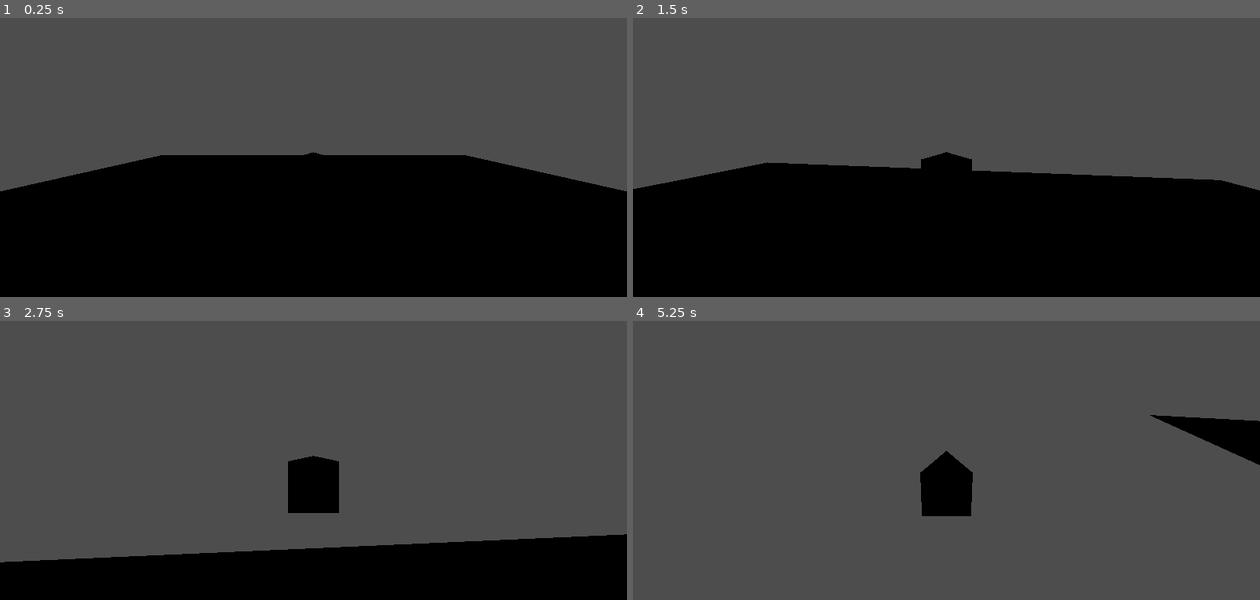
Above: before the commit, frames 1-4 (two rows, left to right).
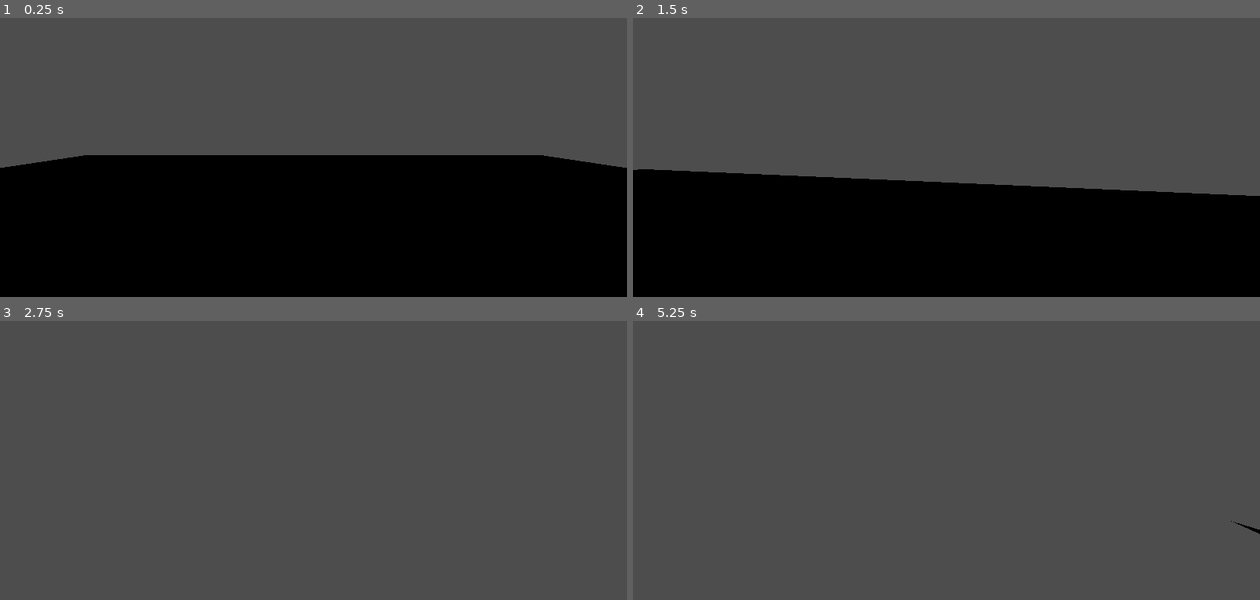
Above: after the commit, the same moments.

Repository: JustinW1233/FriendSlopV1
Game: Godot game, scene res://scenes/universe.tscn
Two runs of this game, one before a commit and one after it. Both use one fixed random seed, a clock stepped at 60 frames per second and the inputs below.
Inputs (mouse positions are in pixels of both pictures, inside the frame that each line leads up to):
- Up to frame 1 (0.25 s): no input
- Up to frame 2 (1.5 s): tap Enter (ui_accept) at 0.5, 0.77 s; move the mouse to (977, 118) at 0.52 s; press the mouse at (977, 118) at 0.53 s; hold W (game_up) from 0.53 s (still down); move the mouse to (915, 121) at 1.27 s; release the mouse at (915, 121) at 1.28 s; click (915, 121) at 1.35 s
- Up to frame 3 (2.75 s): keep holding W (game_up); tap Enter (ui_accept) at 1.52 s; move the mouse to (326, 418) at 2.02 s; press the mouse at (326, 418) at 2.03 s
- Up to frame 4 (5.25 s): move the mouse to (940, 429) at 2.77 s; release the mouse at (940, 429) at 2.78 s; click (940, 429) at 2.85 s; tap Enter (ui_accept) at 3.02, 3.5, 3.77, 4.25, 4.52, 5 s; move the mouse to (990, 427) at 3.52 s; press the mouse at (990, 427) at 3.53 s; tap Escape (ui_cancel) at 4.15 s; move the mouse to (758, 371) at 4.27 s; release W (game_up) at 4.28 s; release the mouse at (758, 371) at 4.28 s; hold A (game_left) 4.28-5.03 s; click (758, 371) at 4.35 s; move the mouse to (952, 424) at 5.02 s; press the mouse at (952, 424) at 5.03 s; hold W (game_up) from 5.03 s (still down)

The runs differ from the first frame. In frame 1, 2.7% of the frame differs, in the area x 0-100%, y 48-63%; in frame 2, 4.7%; in frame 3, 20%, in the area x 0-100%, y 48-100%; in frame 4, 3.0%.

Commit message:
Broke the head but I'll fix it

Diff:
--- a/Dev/godot/scenes/player.tscn
+++ b/Dev/godot/scenes/player.tscn
@@ -1,7 +1,7 @@
-[gd_scene load_steps=6 format=3 uid="uid://cdbec05st1pxl"]
+[gd_scene load_steps=7 format=3 uid="uid://cdbec05st1pxl"]
 
 [ext_resource type="Script" uid="uid://cb8uplwntv01k" path="res://scripts/player.gd" id="1_3vyb7"]
-[ext_resource type="PackedScene" uid="uid://dcogw3r8n52ot" path="res://scenes/ThirdPersonCamera3D.tscn" id="2_g2els"]
+[ext_resource type="Script" uid="uid://ct40pcromhtkf" path="res://scripts/head.gd" id="2_g2els"]
 
 [sub_resource type="StandardMaterial3D" id="StandardMaterial3D_g2els"]
 albedo_color = Color(0, 0, 1, 1)
@@ -10,6 +10,9 @@
 material = SubResource("StandardMaterial3D_g2els")
 
 [sub_resource type="CapsuleShape3D" id="CapsuleShape3D_dqkch"]
+
+[sub_resource type="BoxShape3D" id="BoxShape3D_qhqgy"]
+size = Vector3(1, 1, 1.5)
 
 [node name="Player" type="CharacterBody3D"]
 script = ExtResource("1_3vyb7")
@@ -22,5 +25,17 @@
 [node name="CollisionShape3D" type="CollisionShape3D" parent="."]
 shape = SubResource("CapsuleShape3D_dqkch")
 
-[node name="ThirdPersonCamera3d" parent="." instance=ExtResource("2_g2els")]
+[node name="Head" type="Node3D" parent="."]
 unique_name_in_owner = true
+transform = Transform3D(1, 0, 0, 0, 1, 0, 0, 0, 1, 0, 0.5, 0)
+script = ExtResource("2_g2els")
+
+[node name="Camera3D" type="Camera3D" parent="Head"]
+unique_name_in_owner = true
+
+[node name="Area3D" type="Area3D" parent="Head"]
+transform = Transform3D(1, 0, 0, 0, 1, 0, 0, 0, 1, 0, 0, -1.25)
+
+[node name="CollisionShape3D" type="CollisionShape3D" parent="Head/Area3D"]
+transform = Transform3D(1, 0, 0, 0, 1, 0, 0, 0, 1, 0, 0, -0.0620117)
+shape = SubResource("BoxShape3D_qhqgy")
--- /dev/null
+++ b/Dev/godot/scripts/head.gd
@@ -0,0 +1,34 @@
+extends Node3D
+
+var using_mouse : bool = true
+var mouse_sensitivity : float = 0.003
+@onready var camera_3d: Camera3D = %Camera3D
+
+# Called when the node enters the scene tree for the first time.
+func _ready() -> void:
+	if using_mouse:
+		Input.mouse_mode = Input.MOUSE_MODE_CAPTURED
+
+# Called every frame. 'delta' is the elapsed time since the previous frame.
+func _process(delta: float) -> void:
+	pass
+
+func _input(event):
+	_mouse_motion(event)
+	_mouse_capture_and_release(event)
+
+func _mouse_motion(event):
+	if Input.mouse_mode != Input.MOUSE_MODE_CAPTURED:
+		return
+
+	if event is InputEventMouseMotion:
+		rotate_y(-event.relative.x * mouse_sensitivity)
+		rotate_x(event.relative.y * -mouse_sensitivity)
+		rotation.x = clampf(rotation.x, -deg_to_rad(75), deg_to_rad(90))
+
+func _mouse_capture_and_release(event):
+	if event.is_action_pressed("ui_cancel"):
+		Input.mouse_mode = Input.MOUSE_MODE_VISIBLE
+	if event.is_action_pressed("mouse1"):
+		if Input.mouse_mode == Input.MOUSE_MODE_VISIBLE:
+			Input.mouse_mode = Input.MOUSE_MODE_CAPTURED
--- a/Dev/godot/scripts/player.gd
+++ b/Dev/godot/scripts/player.gd
@@ -2,7 +2,7 @@
 
 const SPEED = 5.0
 const JUMP_VELOCITY = 4.5
-@onready var third_person_camera_3d: Node3D = %ThirdPersonCamera3d
+@onready var head: Node3D = %Head
 @onready var mesh_instance_3d: MeshInstance3D = %MeshInstance3D
 
 func _physics_process(delta: float) -> void:
@@ -17,9 +17,9 @@
 	# Get the input direction and handle the movement/deceleration.
 	# As good practice, you should replace UI actions with custom gameplay actions.
 	var input_dir := Input.get_vector("game_left", "game_right", "game_up", "game_down")
-	var direction = (transform.basis * Vector3(input_dir.x, 0, input_dir.y)).normalized().rotated(Vector3.UP, third_person_camera_3d.rotation.y)
+	var direction = (transform.basis * Vector3(input_dir.x, 0, input_dir.y)).normalized().rotated(Vector3.UP, head.rotation.y)
 	if direction:
-		mesh_instance_3d.rotation.y = third_person_camera_3d.rotation.y
+		mesh_instance_3d.rotation.y = head.rotation.y
 		velocity.x = direction.x * SPEED
 		velocity.z = direction.z * SPEED
 	else:
Not shown, added: Dev/godot/scripts/head.gd.uid
